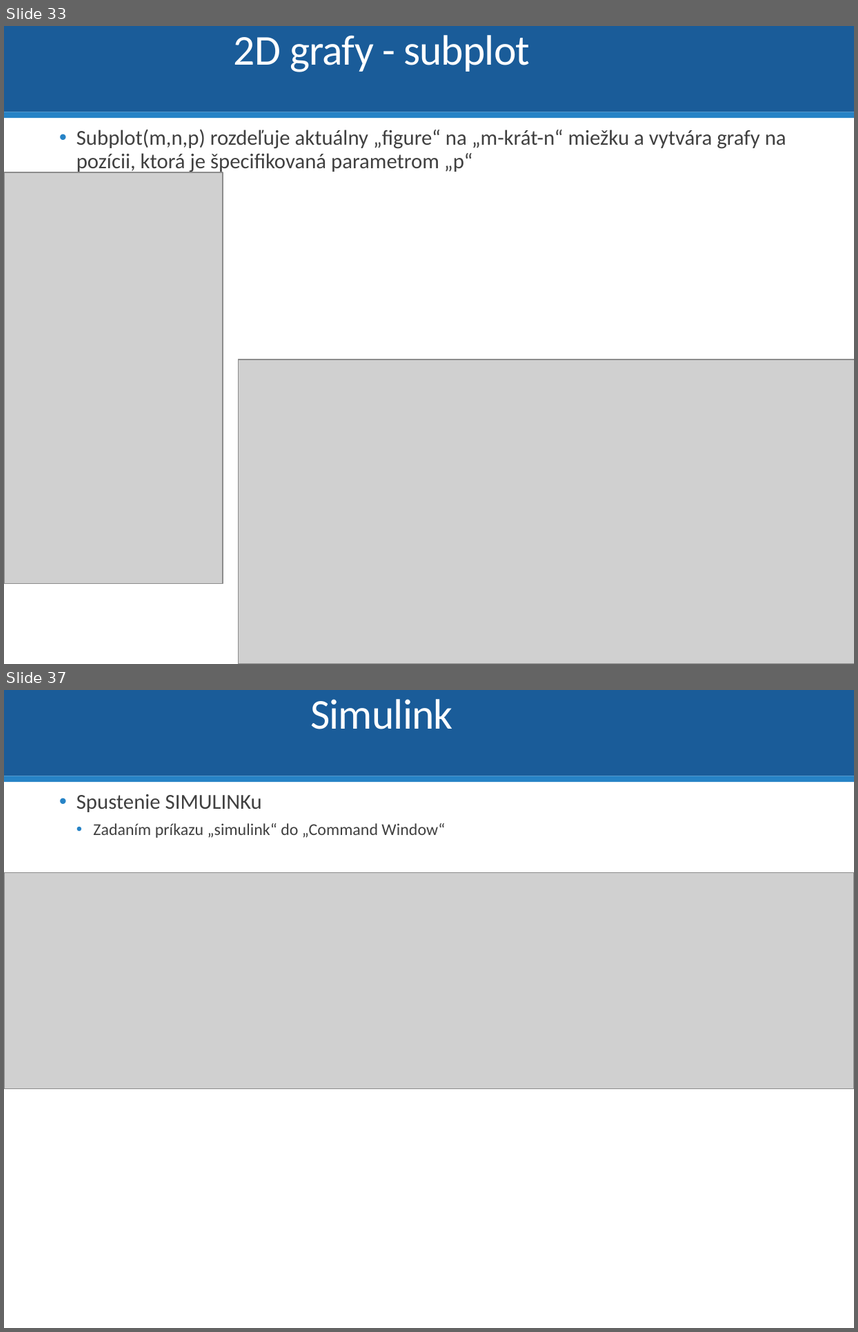
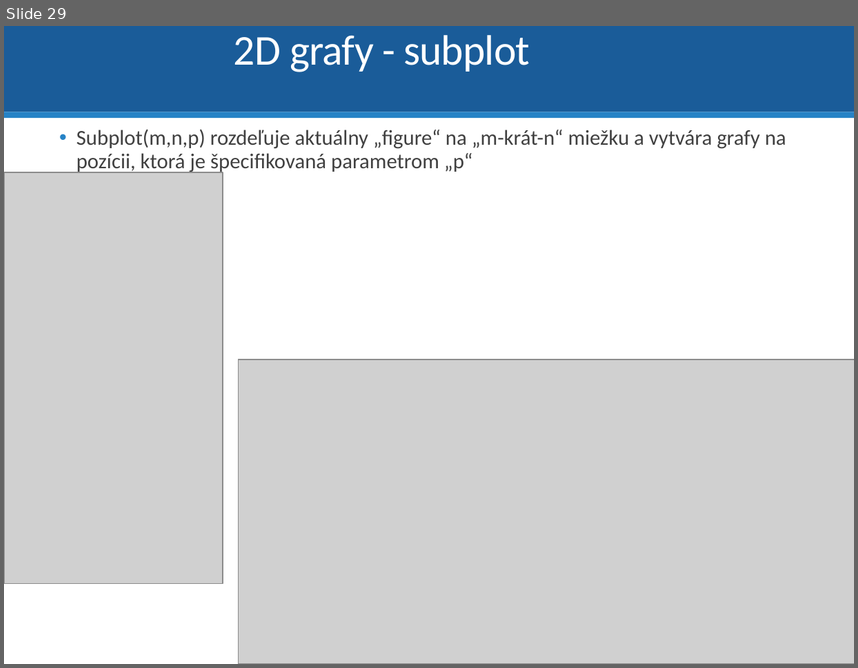
Before and after one commit to dodekm/TeamProjektKybernetika, a slide deck: Nove prednasky/TP_P1.pptx. Shown one above the other, each under a label of ours: slides 33 and 37 before the commit, slide 29 after it; the slides between them are not shown. The pictures are 858x1332 and 858x668 pixels, drawn with LibreOffice and Linux fonts; fonts in the diff are those of the drawing; grey boxes stand for pictures. Boxes give left, top, right and bottom in pixels: in the first picture for what was removed or moved away, otherwise in the second. Text is boxed around its words. In the diff, an @@ line names an element or a change of style, - is before the commit and + after.

```diff
--- a/Nove prednasky/TP_P1.pptx
+++ b/Nove prednasky/TP_P1.pptx
@@ slide 37 removed at box(4, 690, 854, 1328), background #FFFFFF; not listed: 2 template elements that a slide beside it also shows @@
@@ title removed at box(310, 699, 452, 729) @@
-Simulink
@@ text removed at box(76, 794, 445, 838) @@
-  • Spustenie SIMULINKu
-    • Zadaním príkazu „simulink“ do „Command Window“
@@ picture removed at box(4, 873, 854, 1089) @@
@@ what was slide 33 is now slide 29 @@
```
Also in this commit, not shown: 11 slides changed, 3 slides added, 8 other slides removed.
